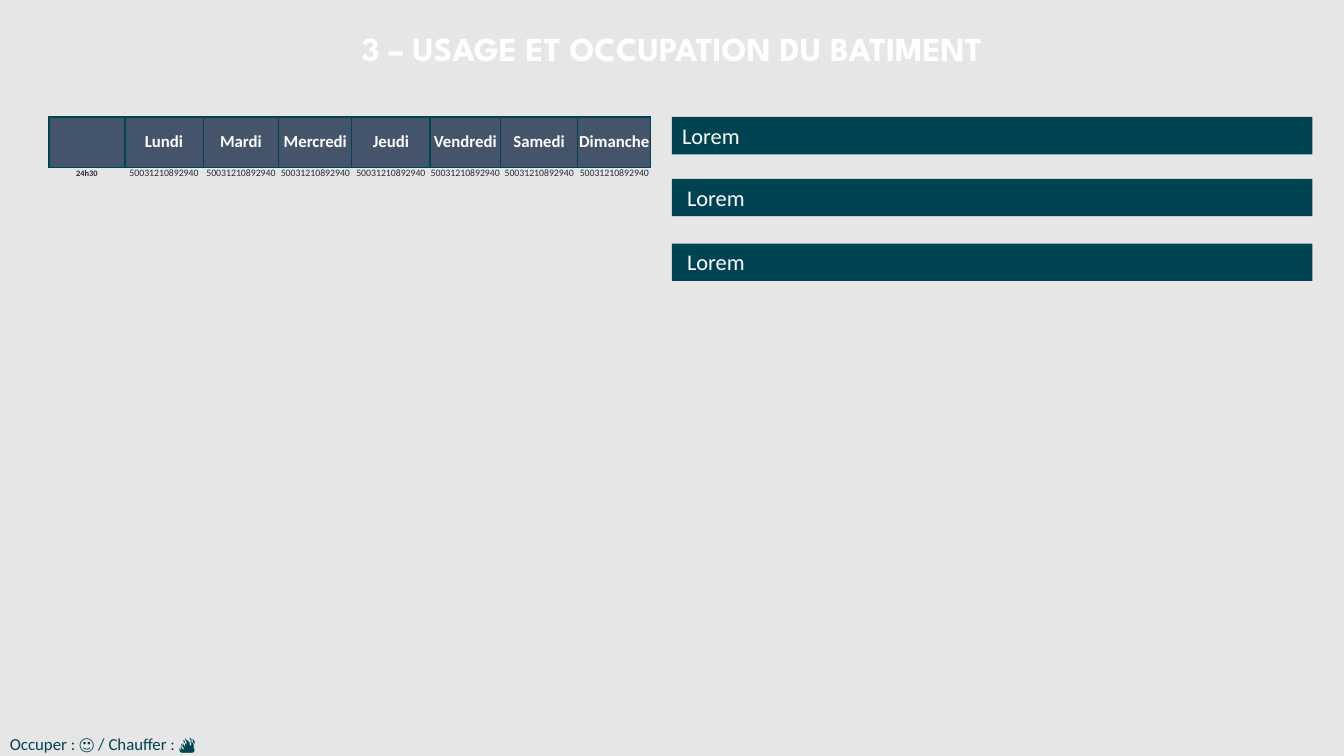
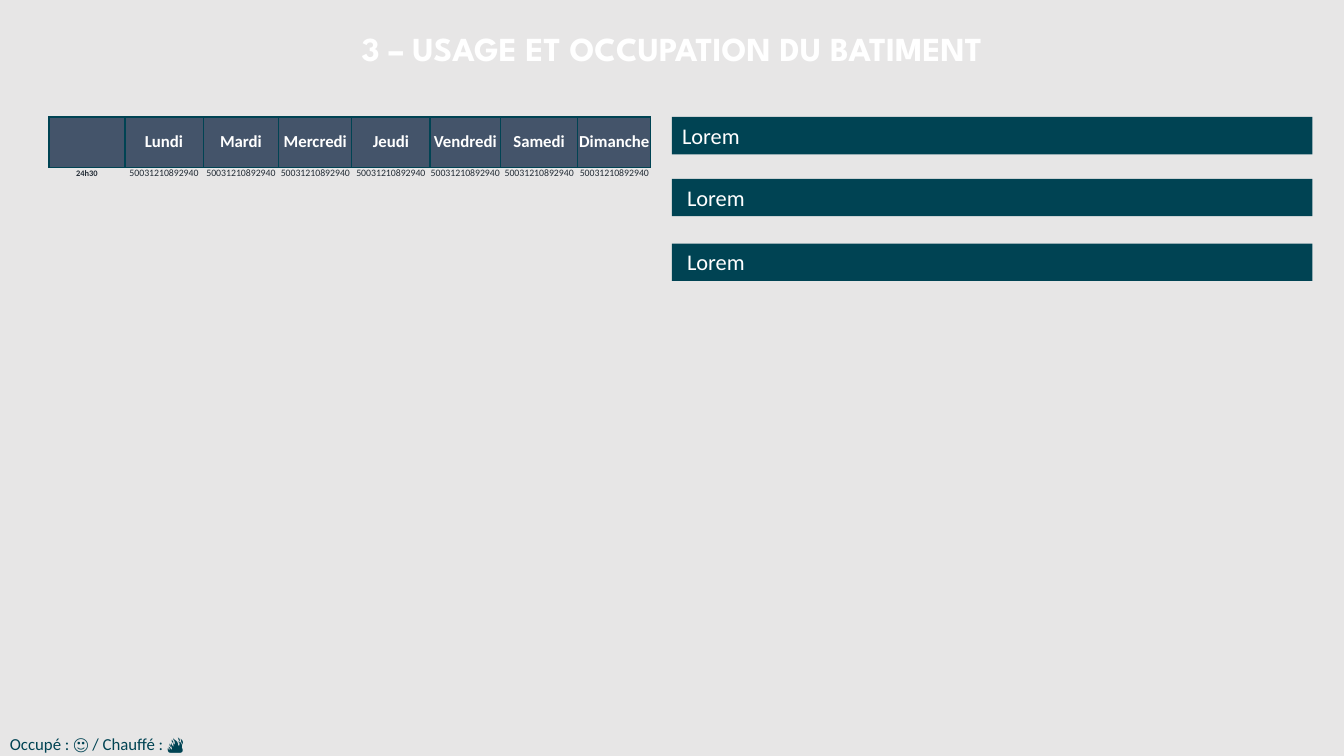
Before and after one commit to sigsieml/super-cep, a slide deck: slide 4 of app/src/main/assets/powerpointvierge.pptx. Drawn at 1344x756 pixels with LibreOffice and Linux fonts; fonts in the diff are those of the drawing; background and template pictures are left out. Boxes give left, top, right and bottom in pixels: in the first picture for what was removed or moved away, otherwise in the second. Text is boxed around its words. In the diff, an @@ line names an element or a change of style, - is before the commit and + after.

```diff
--- a/app/src/main/assets/powerpointvierge.pptx
+++ b/app/src/main/assets/powerpointvierge.pptx
@@ text at (10,738,155,753): text changed @@
-Occuper : 🙂 / Chauffer : 🔥
+Occupé : 🙂 / Chauffé : 🔥
```
Also in this commit, not shown: 1 other slide changed.
